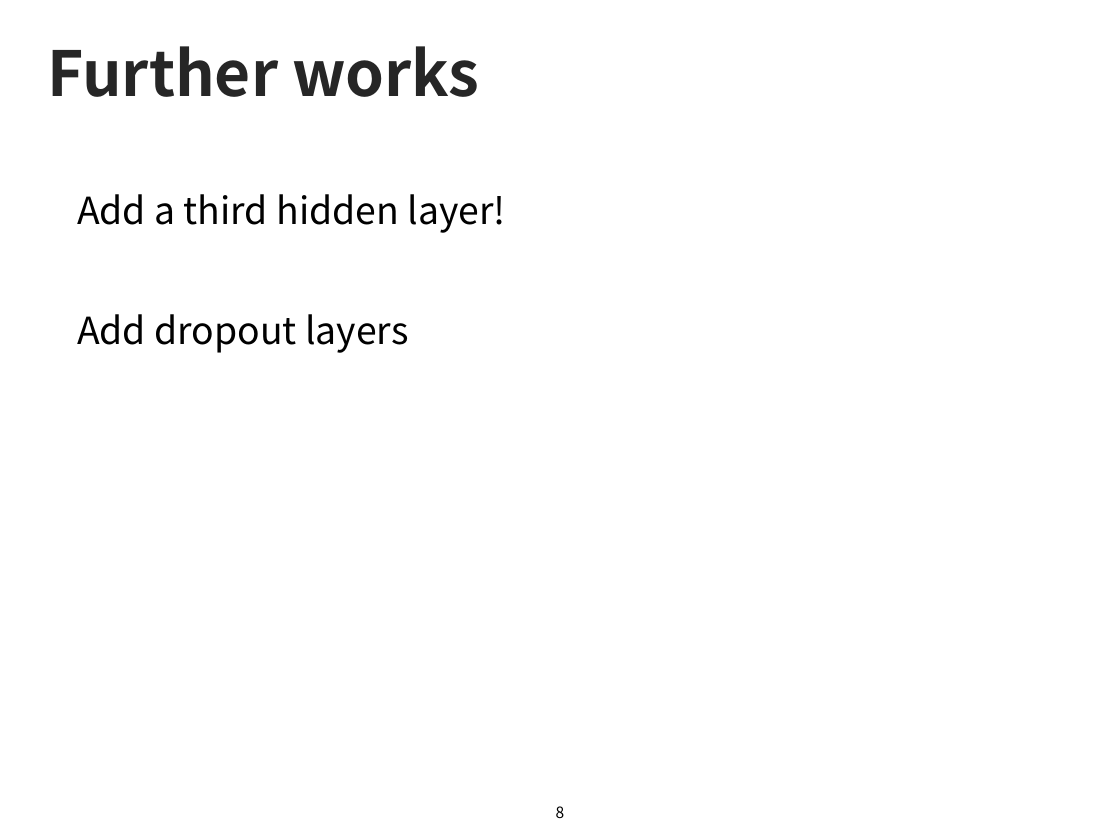
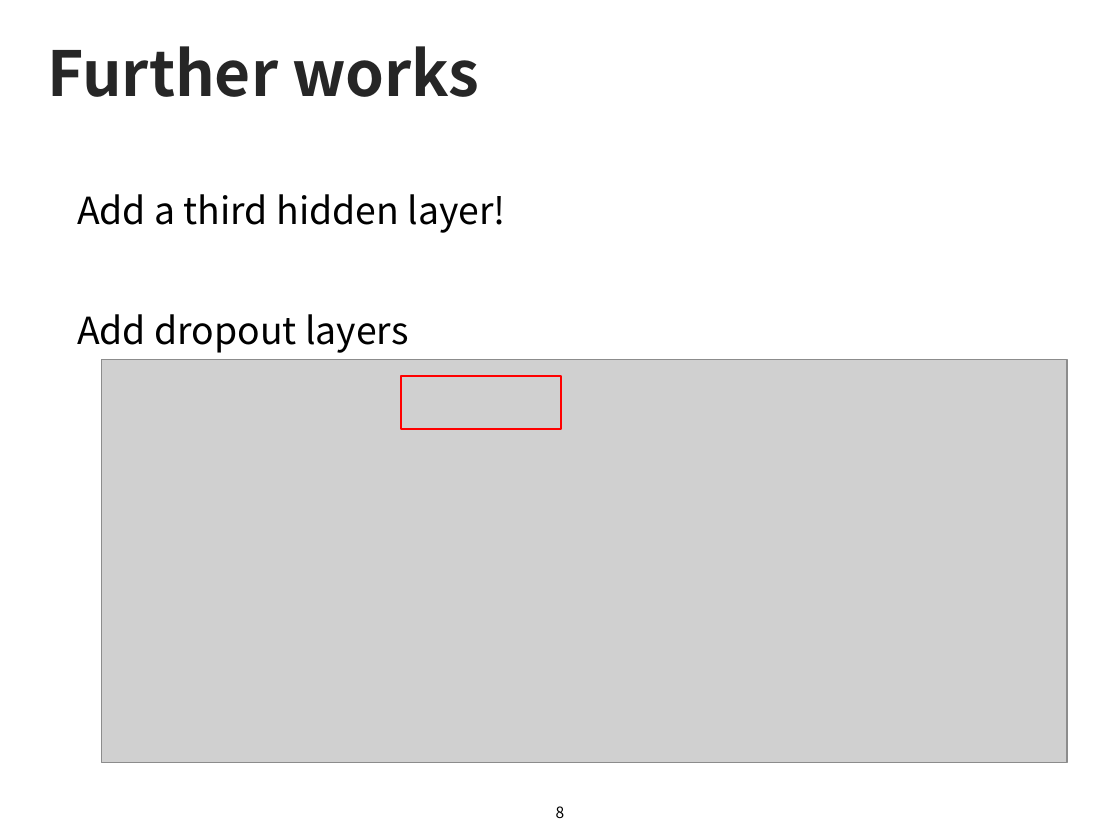
Before and after one commit to sjchoi86/dl_tutorials_3rd, a slide deck: slide 8 of ppts/Week2-1c Multi-layer perceptron (mlp_mnist_simple).pptx. Drawn at 1120x840 pixels with LibreOffice and Linux fonts; fonts in the diff are those of the drawing; grey boxes stand for pictures. Boxes give left, top, right and bottom in pixels: in the first picture for what was removed or moved away, otherwise in the second. Text is boxed around its words. In the diff, an @@ line names an element or a change of style, - is before the commit and + after.

```diff
--- a/ppts/Week2-1c Multi-layer perceptron (mlp_mnist_simple).pptx
+++ b/ppts/Week2-1c Multi-layer perceptron (mlp_mnist_simple).pptx
@@ picture added at (x1=102, y1=360, x2=1067, y2=763) @@
@@ rectangle added at (x1=401, y1=376, x2=561, y2=429), outline #FF0000 1.5 pt @@
```
Also in this commit, not shown: 5 other slides changed, 1 slide added, 1 slide removed, 3 other files.
